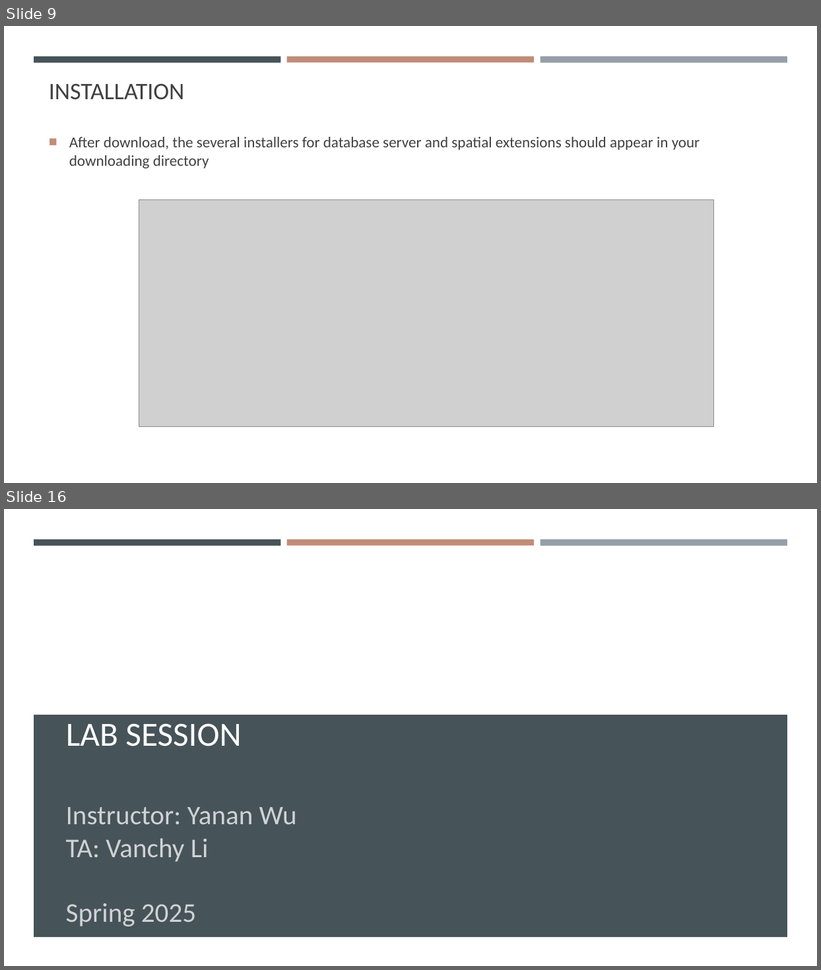
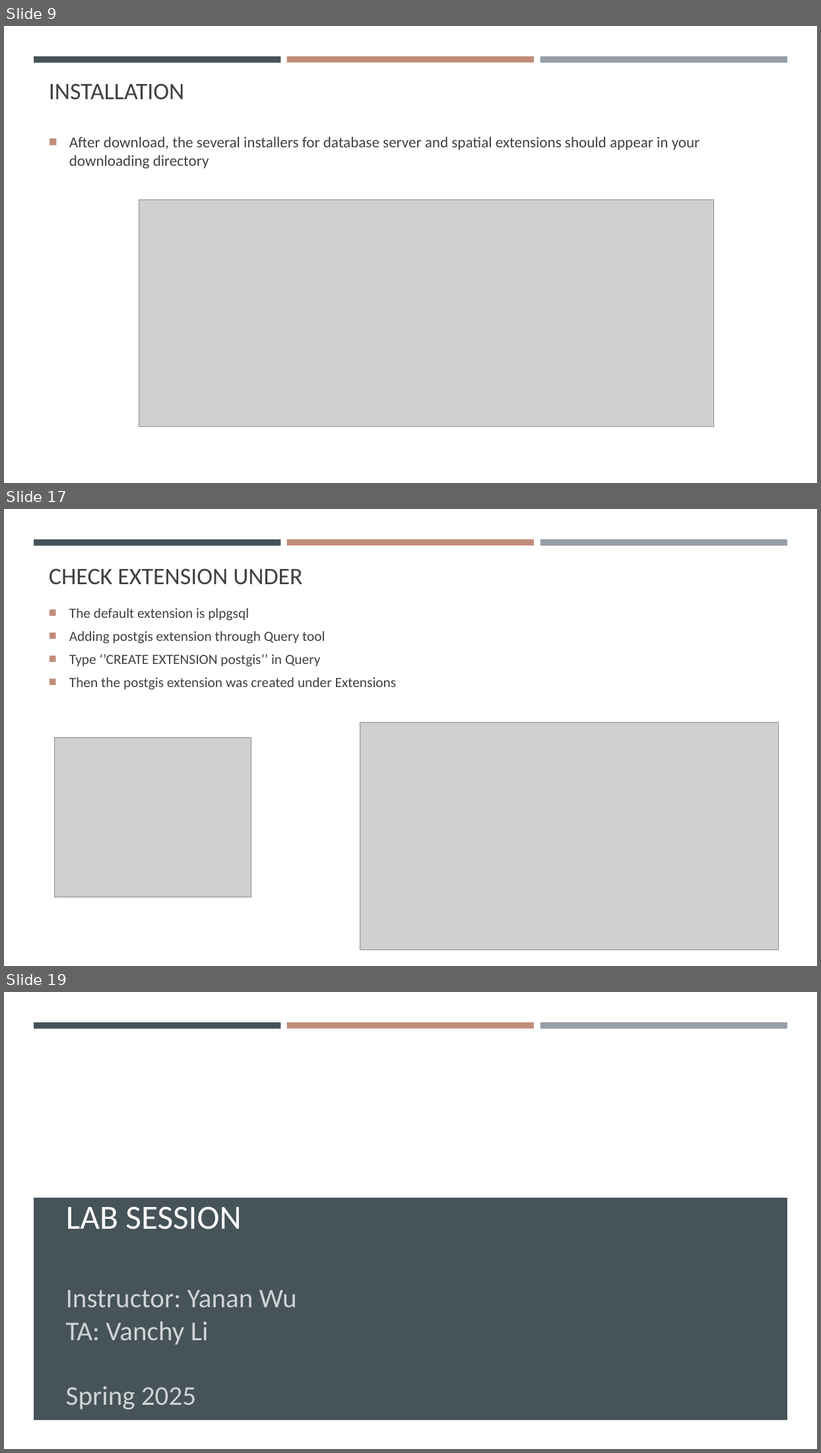
Before and after one commit to gisynw/ssj-376, a slide deck: docs/Lectures/Week02/Week02_SoftwareInstallation.pptx. Shown one above the other, each under a label of ours: slides 9 and 16 before the commit, slides 9, 17 and 19 after it; the slides between them are not shown. The pictures are 821x970 and 821x1453 pixels, drawn with LibreOffice and Linux fonts; fonts in the diff are those of the drawing; grey boxes stand for pictures; background and template pictures are left out. Boxes give left, top, right and bottom in pixels: in the first picture for what was removed or moved away, otherwise in the second. Text is boxed around its words. In the diff, an @@ line names an element or a change of style, - is before the commit and + after.

```diff
--- a/docs/Lectures/Week02/Week02_SoftwareInstallation.pptx
+++ b/docs/Lectures/Week02/Week02_SoftwareInstallation.pptx
@@ slide 17 added at (x1=4, y1=509, x2=817, y2=966), background #FFFFFF; not listed: 3 template elements that a slide beside it also shows @@
@@ title added at (x1=49, y1=568, x2=302, y2=585), 28 pt, text #404040 @@
+CHECK EXTENSION UNDER
@@ text added at (x1=69, y1=608, x2=397, y2=690), 16.6 pt, text #404040 @@
+■ The default extension is plpgsql
+■ Adding postgis extension through Query tool
+■ Type ‘’CREATE EXTENSION postgis’’ in Query
+■ Then the postgis extension was created under Extensions
@@ picture added at (x1=360, y1=722, x2=779, y2=951) @@
@@ picture added at (x1=55, y1=738, x2=252, y2=897) @@
@@ what was slide 16 is now slide 19 @@
```
Also in this commit, not shown: 6 slides changed, 5 other slides added, 3 slides removed, 1 other file.
